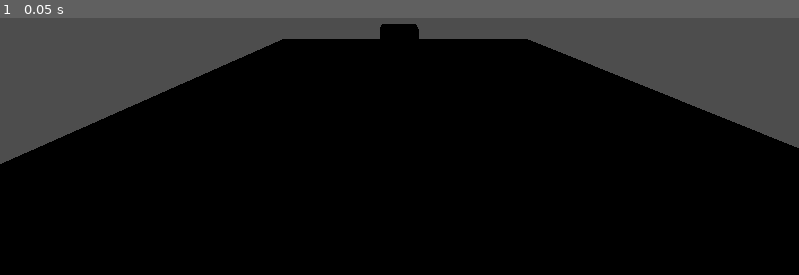
Above: before the commit, frame 1.
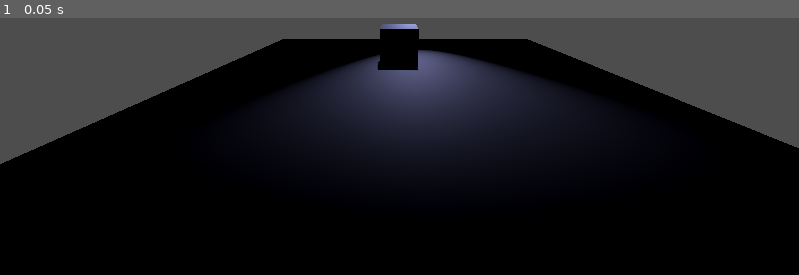
Above: after the commit, the same moment.

Repository: AndarManik/Envision
Game: Godot game, scene res://world.tscn
Same seed, same stepped clock (60 frames per second), same inputs: the game is played once before the commit and once after it. The project has no main scene, so this scene is started directly.
Inputs:
- Up to frame 1 (0.05 s): no input

The runs differ from the first frame. In frame 1, 13% of the frame differs, in the area x 34-75%, y 2-60%.

Commit message:
added light
lights added

Diff:
--- a/world.tscn
+++ b/world.tscn
@@ -35,3 +35,25 @@
 [node name="CollisionShape3D" type="CollisionShape3D" parent="StaticBody3D"]
 transform = Transform3D(1, 0, 0, 0, 1, 0, 0, 0, 1, 0, 0.889264, -1.23769)
 shape = SubResource("BoxShape3D_7qmqw")
+
+[node name="SpotLight3D" type="SpotLight3D" parent="."]
+transform = Transform3D(0.999934, -0.00187182, -0.0113658, 5.40768e-05, -0.985935, 0.16713, -0.0115188, -0.167119, -0.985869, 0.552467, 2.41661, -5.96971)
+layers = 6
+light_color = Color(0.650336, 0.66381, 0.925497, 1)
+light_energy = 7.564
+shadow_enabled = true
+shadow_bias = 0.0
+shadow_normal_bias = 3.917
+spot_range = 10.902
+spot_angle = 25.3634
+
+[node name="SpotLight3D" type="SpotLight3D" parent="SpotLight3D"]
+transform = Transform3D(0.999934, -0.00187182, -0.0113658, 5.40768e-05, -0.985935, 0.16713, -0.0115188, -0.167119, -0.985869, 0.552467, 2.41661, -5.96971)
+layers = 6
+light_color = Color(0.650336, 0.66381, 0.925497, 1)
+light_energy = 7.564
+shadow_enabled = true
+shadow_bias = 0.0
+shadow_normal_bias = 3.917
+spot_range = 10.902
+spot_angle = 25.3634
